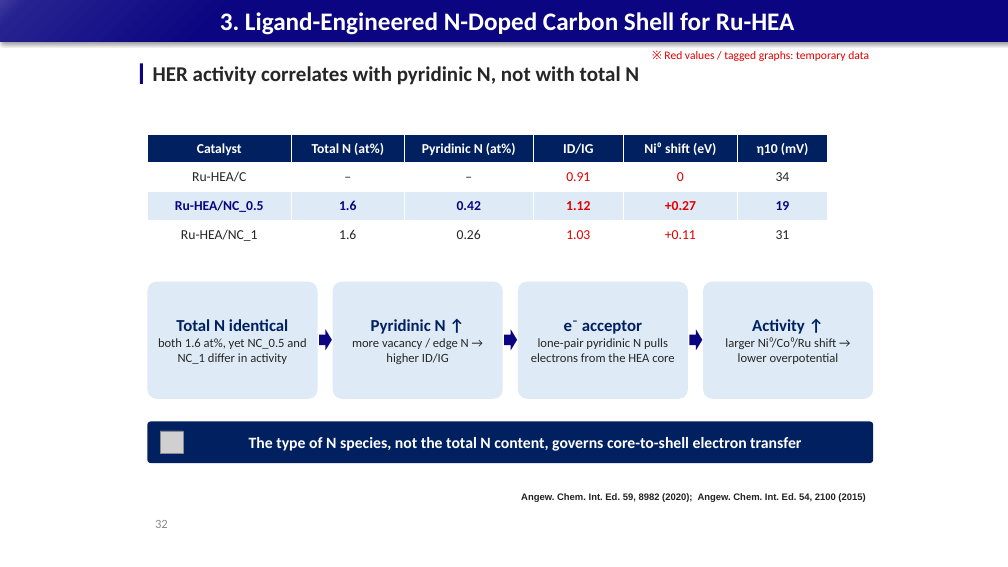
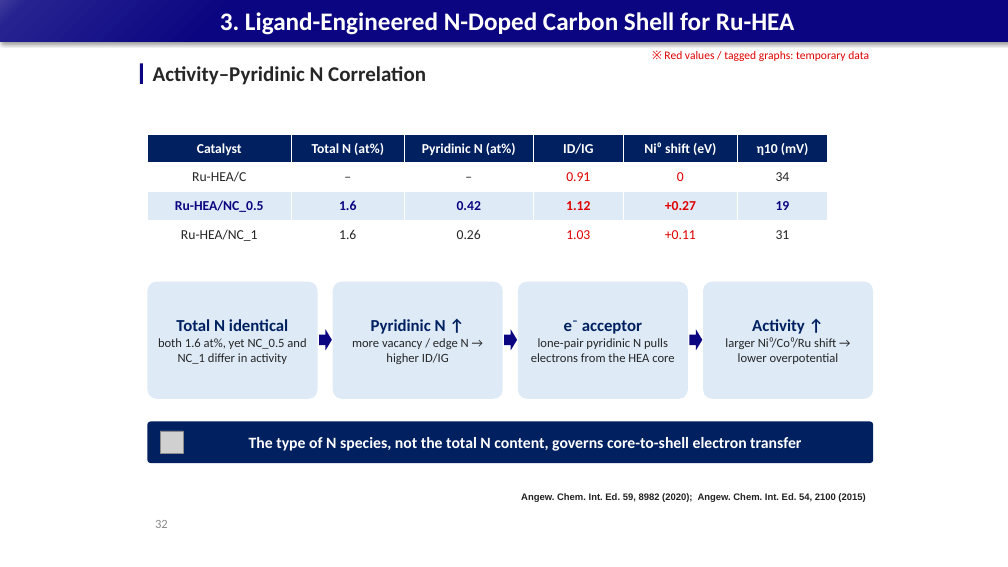
Before and after one commit to limsj0204/letter, a slide deck: slide 32 of 학위논문_디펜스_발표자료.pptx. Drawn at 1008x567 pixels with LibreOffice and Linux fonts; fonts in the diff are those of the drawing; grey boxes stand for pictures. Boxes give left, top, right and bottom in pixels: in the first picture for what was removed or moved away, otherwise in the second. Text is boxed around its words. In the diff, an @@ line names an element or a change of style, - is before the commit and + after.

```diff
--- a/학위논문_디펜스_발표자료.pptx
+++ b/학위논문_디펜스_발표자료.pptx
@@ text at (x1=153, y1=66, x2=426, y2=85): text changed @@
-HER activity correlates with pyridinic N, not with total N
+Activity–Pyridinic N Correlation
```
Also in this commit, not shown: 32 other slides changed.
